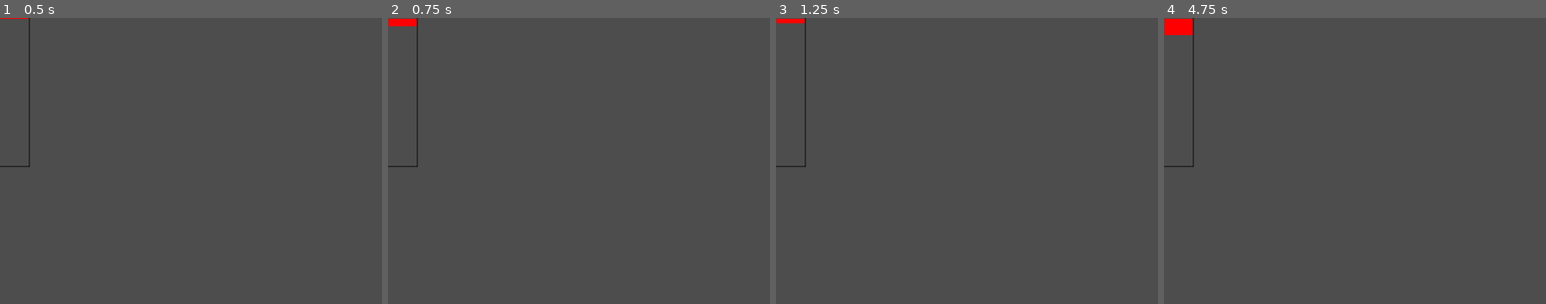
Above: before the commit, frames 1-4 (left to right).
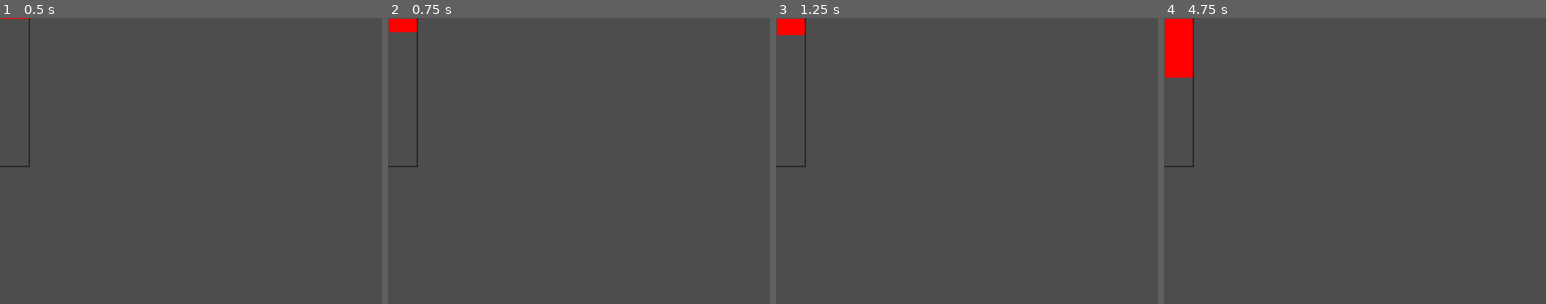
Above: after the commit, the same moments.

Repository: ODuddles/IAT-313-Narrative-and-New-Media
Game: Godot game, scene res://Scenes/clicker.tscn
The game is run twice, just before and just after one commit, with the same random seed, the same clock (stepped at 60 frames per second) and the same inputs. This scene is started directly instead of the project's main scene.
Inputs (mouse positions are % of the whole screen's width and height, from its top left):
- Up to frame 1 (0.5 s): no input
- Up to frame 2 (0.75 s): tap Enter (ui_accept) at 0.5 s; move the mouse to (72, 45) at 0.52 s; hold Right (ui_right) from 0.53 s (still down); click (72, 45) at 0.67 s
- Up to frame 3 (1.25 s): keep holding Right (ui_right); tap Enter (ui_accept) at 0.77 s
- Up to frame 4 (4.75 s): tap Enter (ui_accept) at 1.25, 1.52, 2, 3.02, 3.5, 3.77, 4.25, 4.52 s; move the mouse to (30, 55) at 1.27 s; click (30, 55) at 1.42 s; move the mouse to (60, 28) at 2.02 s; release Right (ui_right) at 2.03 s; hold Left (ui_left) 2.03-2.78 s; click (60, 28) at 2.17 s; move the mouse to (45, 70) at 2.77 s; hold Right (ui_right) 2.78-4.28 s; click (45, 70) at 2.92 s; move the mouse to (80, 65) at 3.52 s; click (80, 65) at 3.67 s; move the mouse to (20, 35) at 4.27 s; hold Left (ui_left) from 4.28 s (still down); click (20, 35) at 4.42 s
The pictures show only the part of the screen within x 0-50%, y 0-50%; the shares and areas given below are measured in that part.

Frame 1 is identical in both runs. In frame 2, 0.2% of the frame differs, in the area x 0-8%, y 2-5%; in frame 3, 0.3%; in frame 4, 1.1%, in the area x 0-8%, y 6-21%.

Commit message:
turned clicker game to keyboard press

Diff:
--- a/cycle-game/Scripts/clicker.gd
+++ b/cycle-game/Scripts/clicker.gd
@@ -12,7 +12,7 @@
 
 # Handles the protocol when the mouse button is pressed
 func _input(event):
-	if event is InputEventMouseButton and event.pressed:
+	if event is InputEventKey and event.pressed:
 		if fill_amount >= 1.0:
 			timer.stop()
 			fill_amount = 1.0
